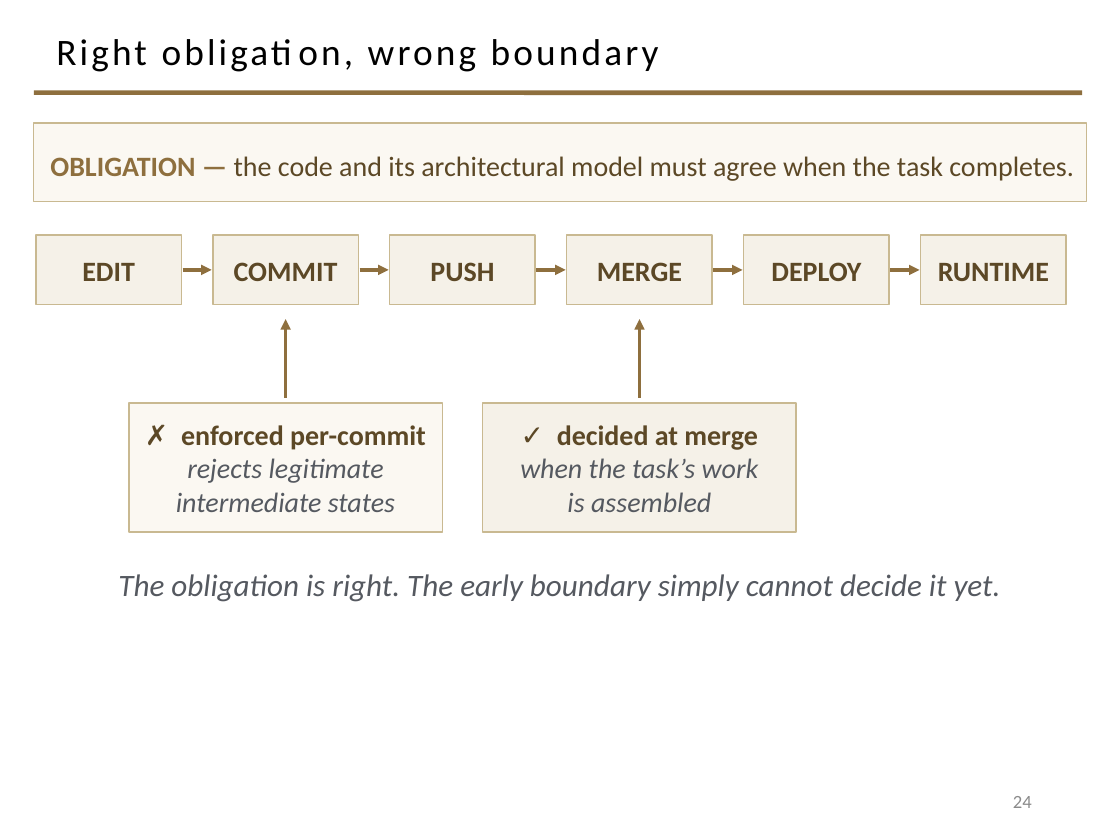
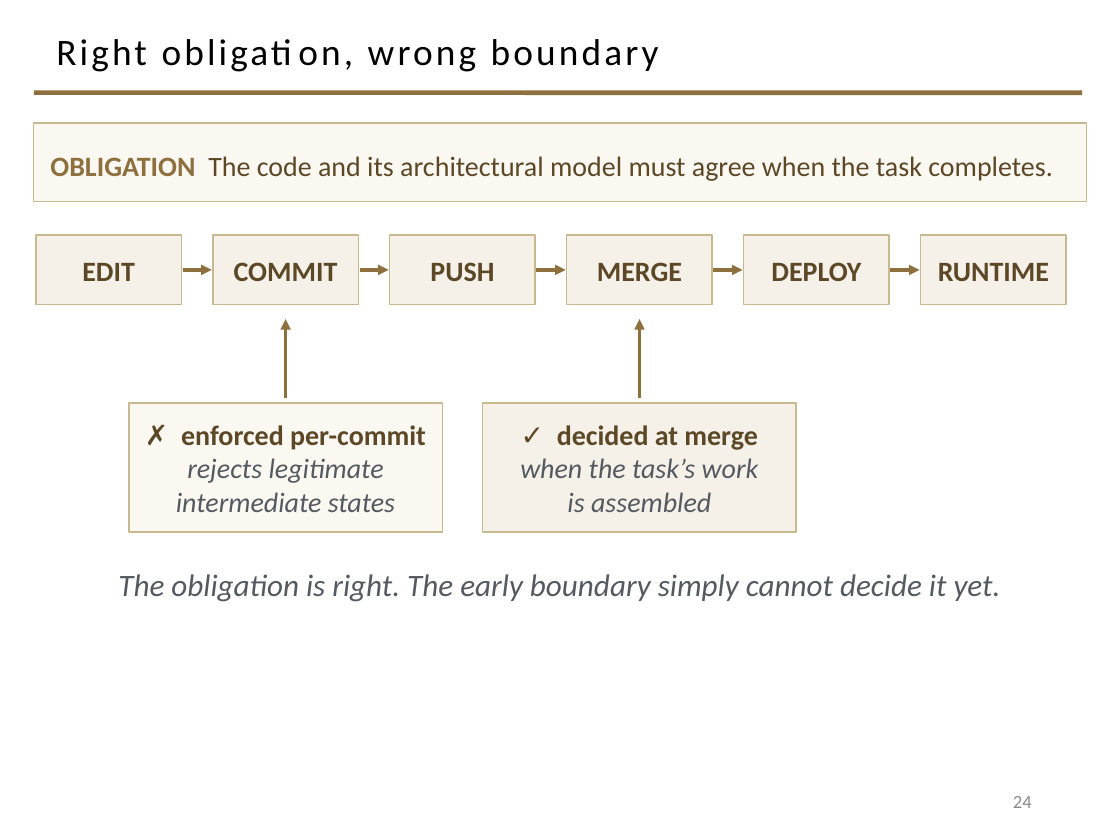
Before and after one commit to davisjam/model-based-agentic-software-engineering, a slide deck: slide 24 of course/lectures/act-2-delegation-and-control/03-alignment/2-3-Alignment.pptx. Drawn at 1120x840 pixels with LibreOffice and Linux fonts; fonts in the diff are those of the drawing; background and template pictures are left out. Boxes give left, top, right and bottom in pixels: in the first picture for what was removed or moved away, otherwise in the second. Text is boxed around its words. In the diff, an @@ line names an element or a change of style, - is before the commit and + after.

```diff
--- a/course/lectures/act-2-delegation-and-control/03-alignment/2-3-Alignment.pptx
+++ b/course/lectures/act-2-delegation-and-control/03-alignment/2-3-Alignment.pptx
@@ text in rectangle at [50, 156, 1053, 181]: text changed @@
-OBLIGATION — the code and its architectural model must agree when the task completes.
+OBLIGATION The code and its architectural model must agree when the task completes.
```
Also in this commit, not shown: 10 other slides changed.
